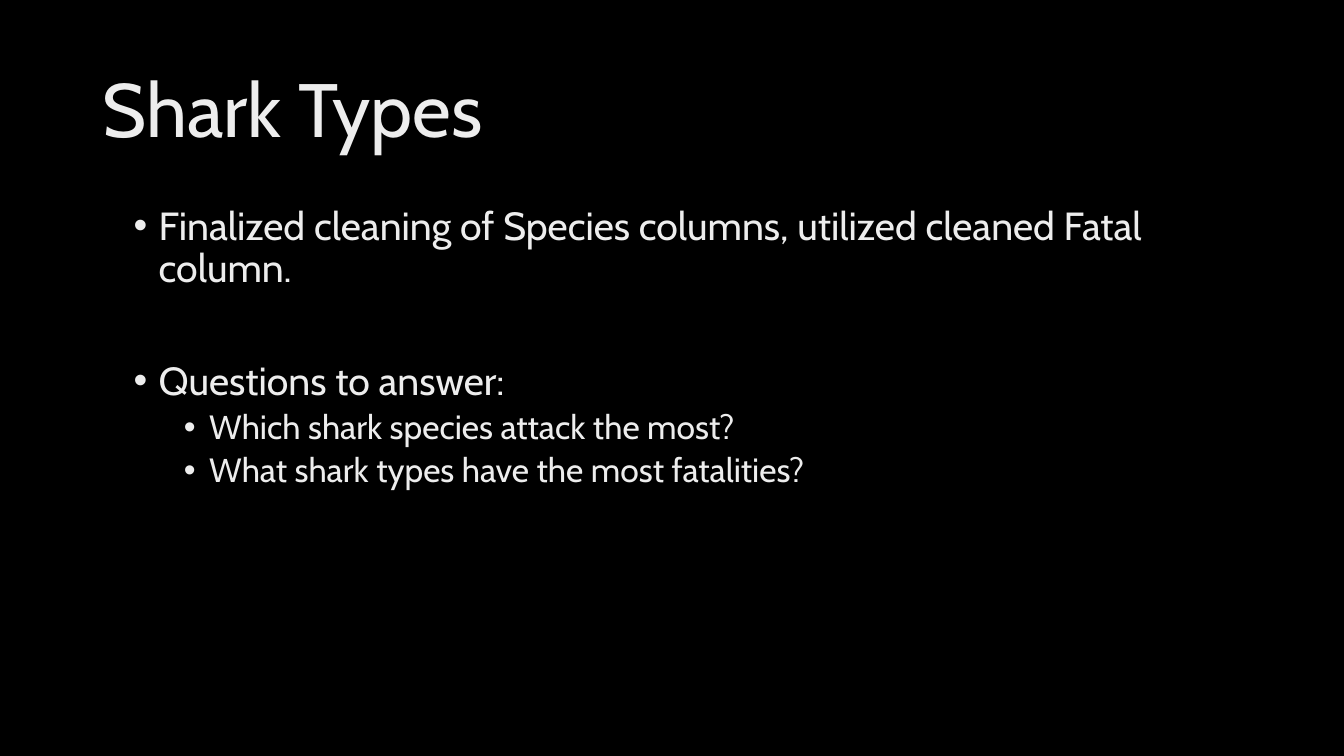
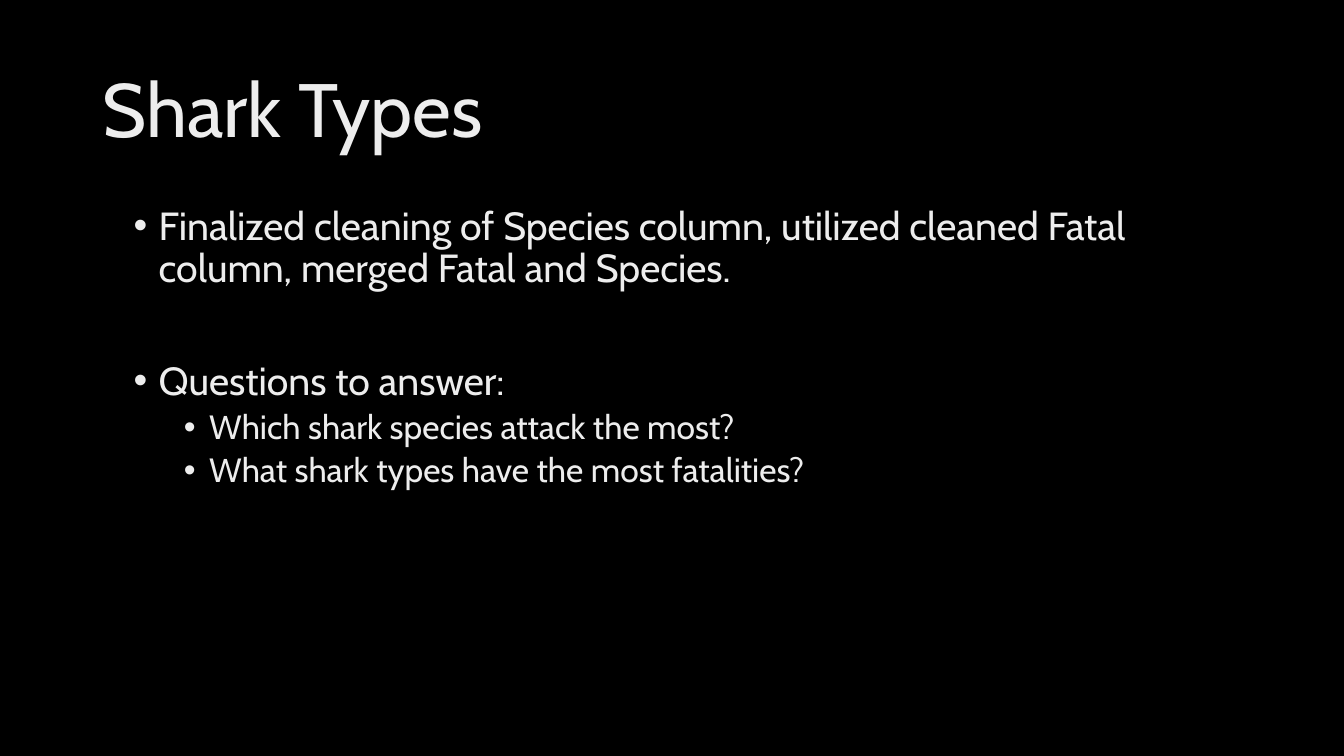
Before and after one commit to staceyj118/Shark-Attacks, a slide deck: slide 13 of Presentation.pptx (slide 10 before the commit). Drawn at 1344x756 pixels with LibreOffice and Linux fonts; fonts in the diff are those of the drawing; background and template pictures are left out. Boxes give left, top, right and bottom in pixels: in the first picture for what was removed or moved away, otherwise in the second. Text is boxed around its words. In the diff, an @@ line names an element or a change of style, - is before the commit and + after.

```diff
--- a/Presentation.pptx
+++ b/Presentation.pptx
@@ text at (159, 210, 1126, 292): text changed @@
-• Finalized cleaning of Species columns, utilized cleaned Fatal column.
+• Finalized cleaning of Species column, utilized cleaned Fatal column, merged Fatal and Species.
```
Also in this commit, not shown: 3 other slides changed, 3 slides added, 5 other files.
